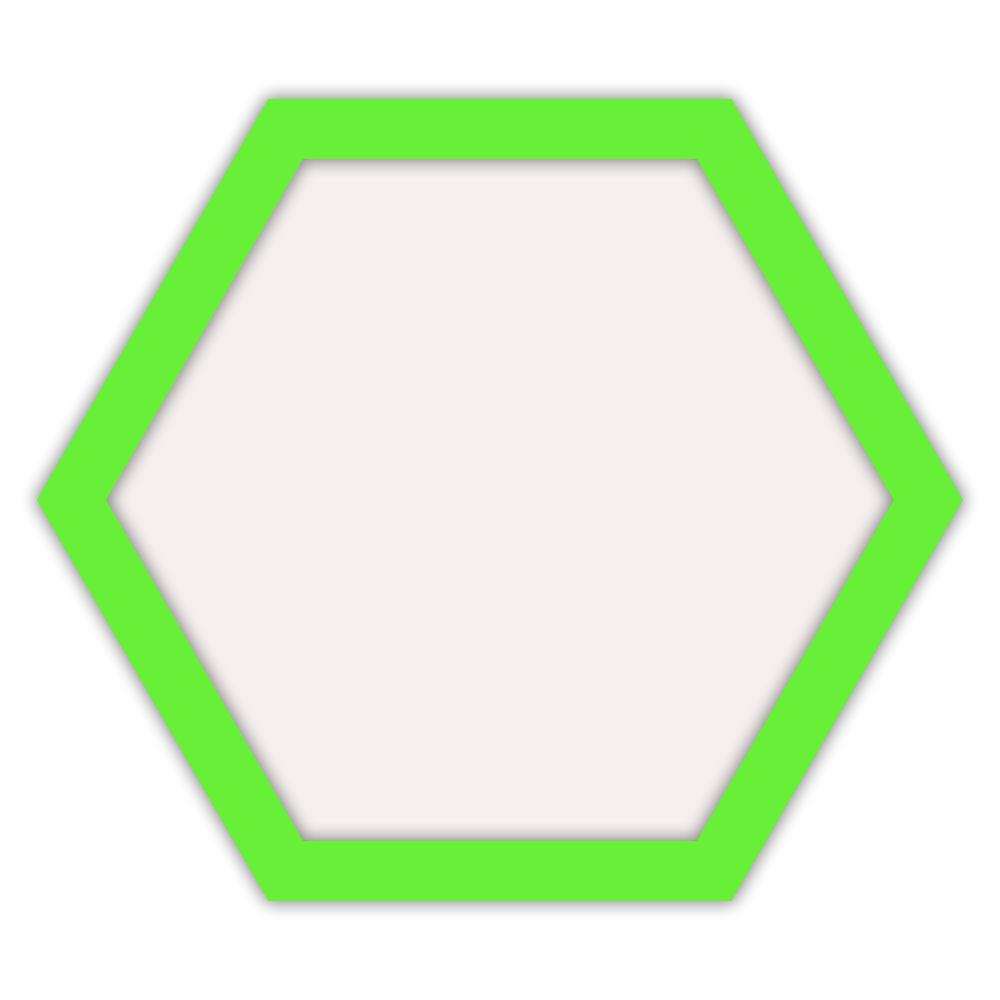
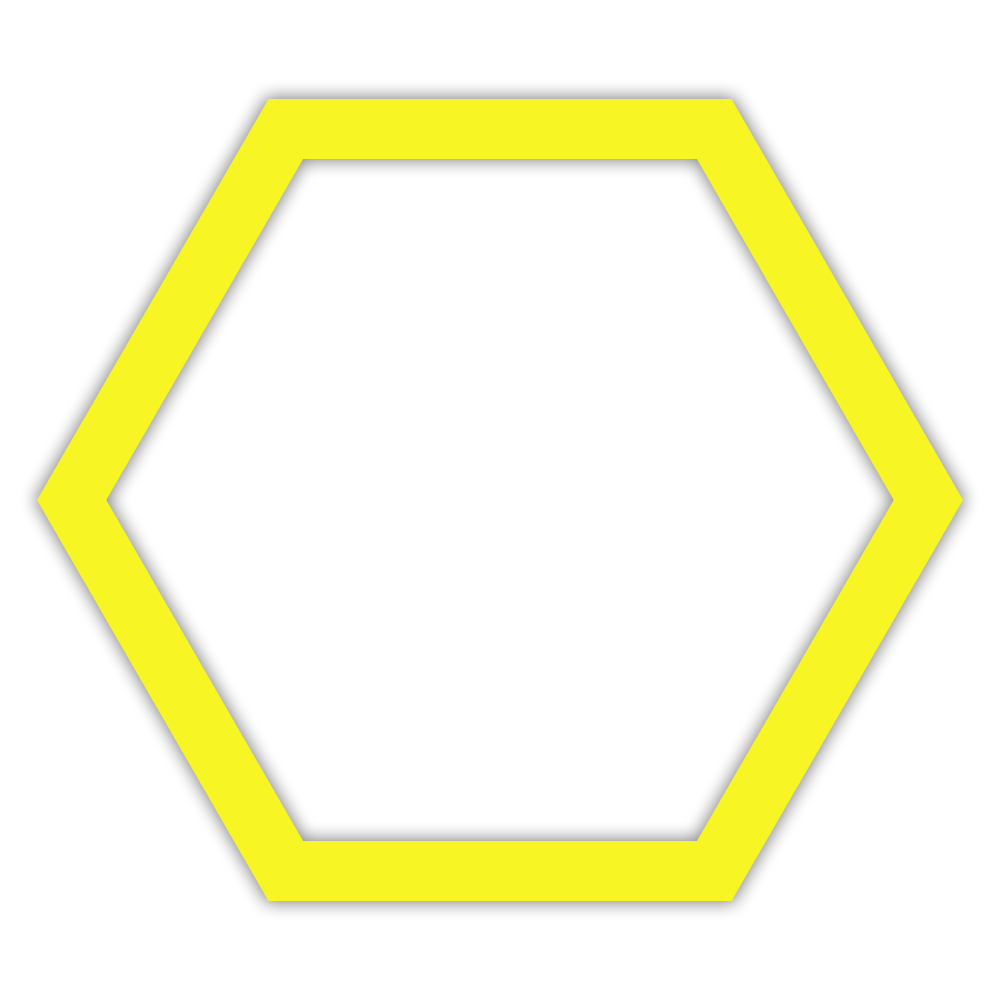
Layers edited between the first and the second 1000×1000 image:
hid group "Green" (1st of 3, in "SelectedHives") (2 layers) over [37, 99, 963, 901]
hid "Polygon 1" (1st of 18, in "SelectedHives" › "Green") over [37, 99, 963, 901]
showed group "yellow" (1st of 3, in "SelectedHives") (2 layers) over [37, 99, 963, 901]
